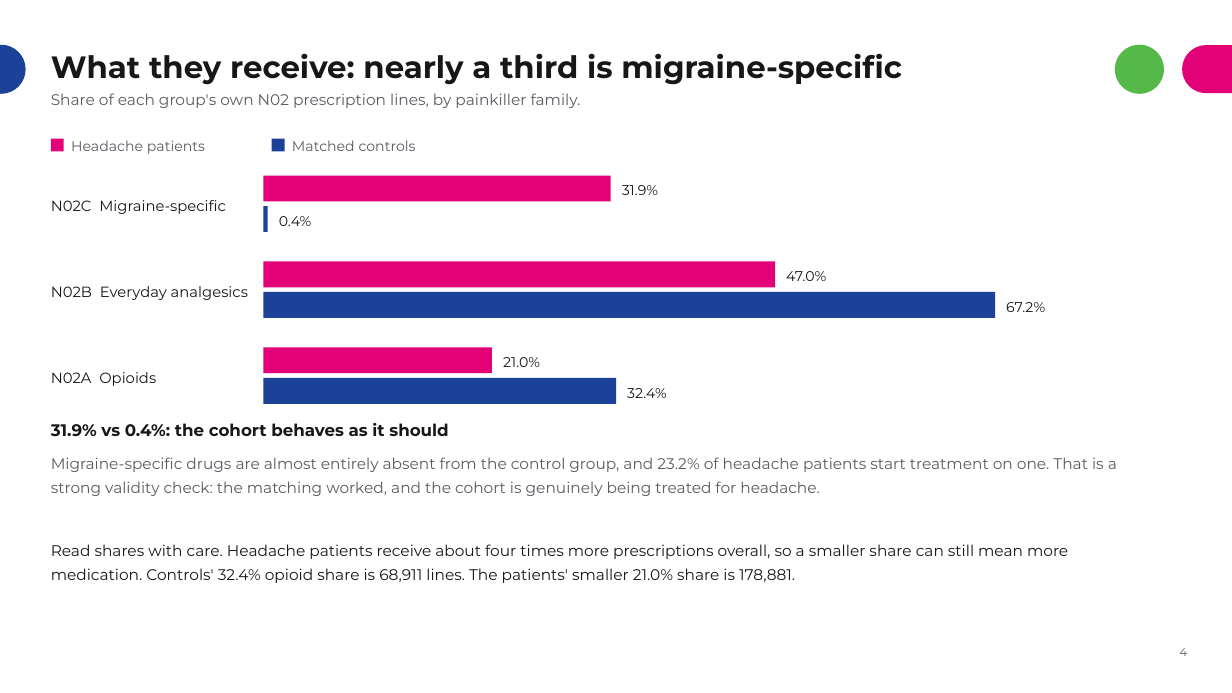
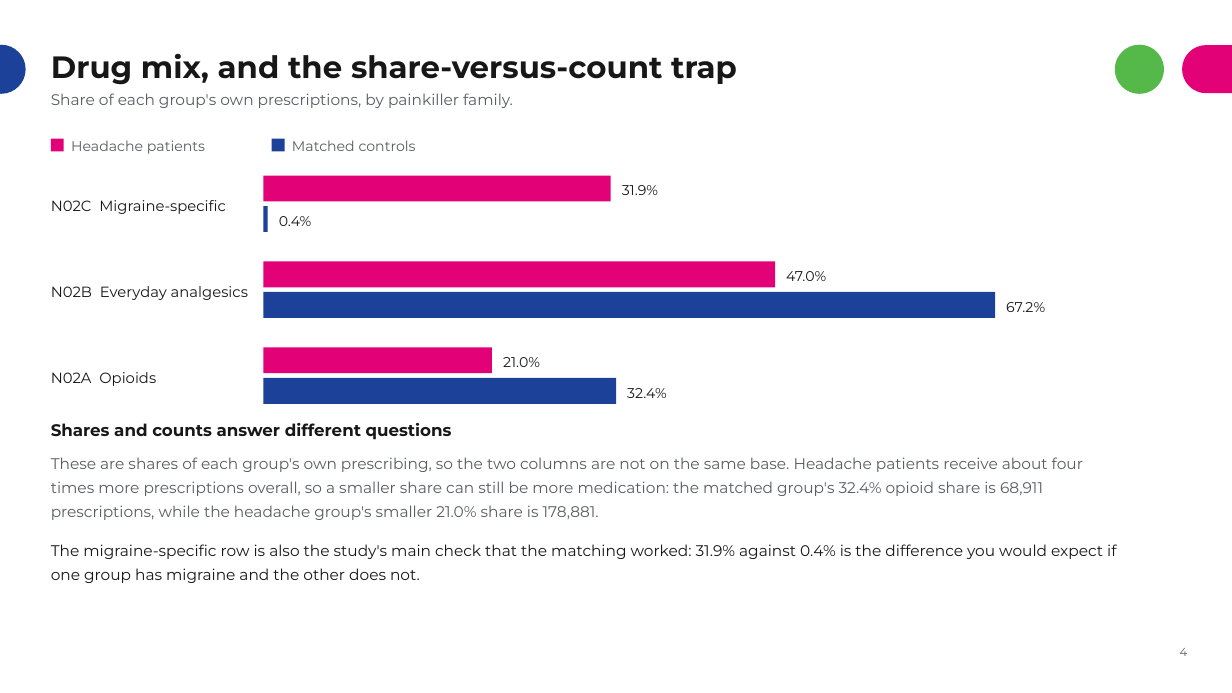
Before and after one commit to rj-irvine/de-migraine, a slide deck: slide 4 of documents/DE_Migraine_Treatment_Patterns_Summary.pptx (slide 5 before the commit). Drawn at 1232x693 pixels with LibreOffice and Linux fonts; fonts in the diff are those of the drawing. Boxes give left, top, right and bottom in pixels: in the first picture for what was removed or moved away, otherwise in the second. Text is boxed around its words. In the diff, an @@ line names an element or a change of style, - is before the commit and + after.

```diff
--- a/documents/DE_Migraine_Treatment_Patterns_Summary.pptx
+++ b/documents/DE_Migraine_Treatment_Patterns_Summary.pptx
@@ title at box(51, 54, 737, 85): text changed @@
-What they receive: nearly a third is migraine-specific
+Drug mix, and the share-versus-count trap
@@ text at box(51, 93, 513, 108): text changed @@
-Share of each group's own N02 prescription lines, by painkiller family.
+Share of each group's own prescriptions, by painkiller family.
@@ text at box(51, 423, 452, 440): text changed @@
-31.9% vs 0.4%: the cohort behaves as it should
+Shares and counts answer different questions
@@ text at box(51, 457, 1083, 520): text changed @@
-Migraine-specific drugs are almost entirely absent from the control group, and 23.2% of headache patients start treatment on one. That is a strong validity check: the matching worked, and the cohort is genuinely being treated for headache.
+These are shares of each group's own prescribing, so the two columns are not on the same base. Headache patients receive about four times more prescriptions overall, so a smaller share can still be more medication: the matched group's 32.4% opioid share is 68,911 prescriptions, while the headache group's smaller 21.0% share is 178,881.
@@ text at box(51, 544, 1116, 583): text changed @@
-Read shares with care. Headache patients receive about four times more prescriptions overall, so a smaller share can still mean more medication. Controls' 32.4% opioid share is 68,911 lines. The patients' smaller 21.0% share is 178,881.
+The migraine-specific row is also the study's main check that the matching worked: 31.9% against 0.4% is the difference you would expect if one group has migraine and the other does not.
```
Also in this commit, not shown: 6 other slides changed, 4 slides removed.
